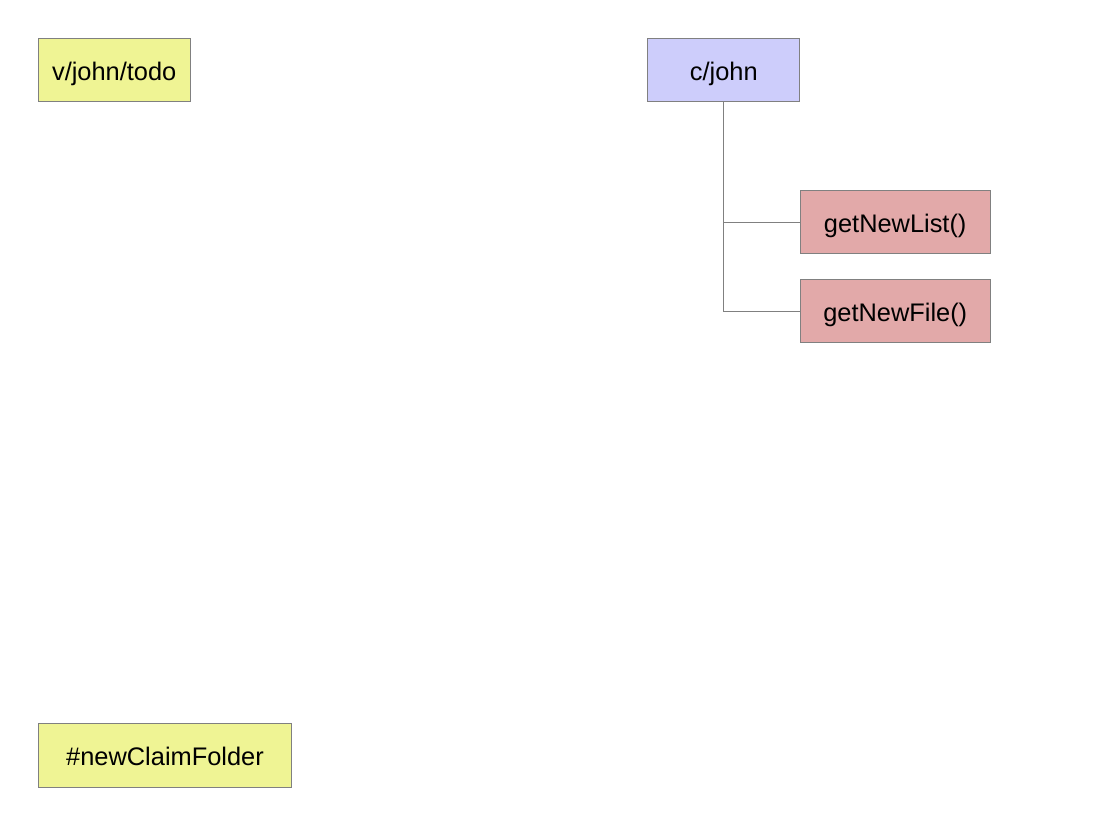
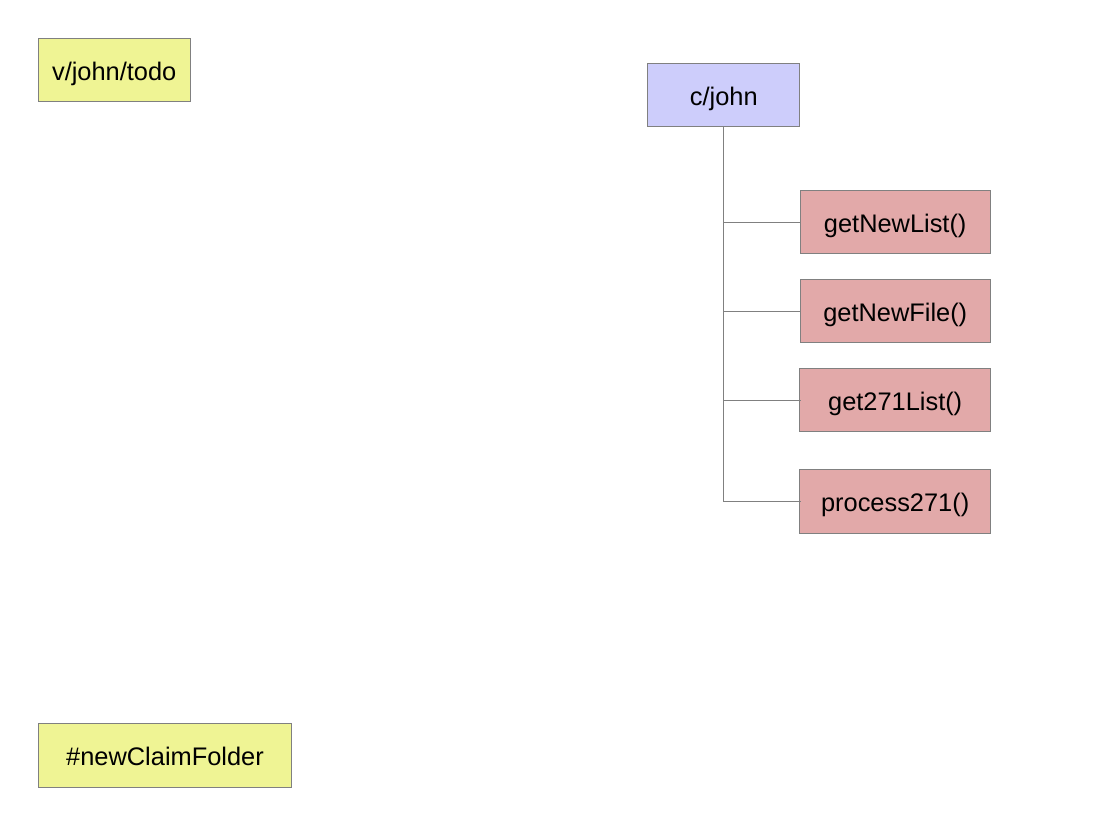
Before and after one commit to JamesLeB/Stout, a slide deck: slide 4 of Documents/BillingSystem.odp (slide 3 before the commit). Drawn at 1120x840 pixels with LibreOffice and Linux fonts; fonts in the diff are those of the drawing. Boxes give left, top, right and bottom in pixels: in the first picture for what was removed or moved away, otherwise in the second. Text is boxed around its words. In the diff, an @@ line names an element or a change of style, - is before the commit and + after.

```diff
--- a/Documents/BillingSystem.odp
+++ b/Documents/BillingSystem.odp
@@ rectangle "c/john": place and size @@
-rectangle "c/john" at bbox=[647, 38, 800, 101]
+rectangle "c/john" at bbox=[648, 63, 801, 126]
@@ elbow line moved from (724, 102) - (801, 311) to (724, 127) - (801, 311) @@
@@ elbow line moved from (724, 102) - (801, 223) to (725, 127) - (801, 223) @@
@@ elbow line added from (725, 127) to (801, 400), #808080 0 pt @@
@@ elbow line added from (725, 127) to (801, 502), #808080 0 pt @@
@@ rectangle added at bbox=[800, 369, 990, 432], fill #E2A9A9, outline #808080 0 pt, 18 pt, text #000000 @@
+get271List()
@@ rectangle added at bbox=[800, 470, 990, 533], fill #E2A9A9, outline #808080 0 pt, 18 pt, text #000000 @@
+process271()
```
Also in this commit, not shown: 2 other slides changed, 1 slide added.
